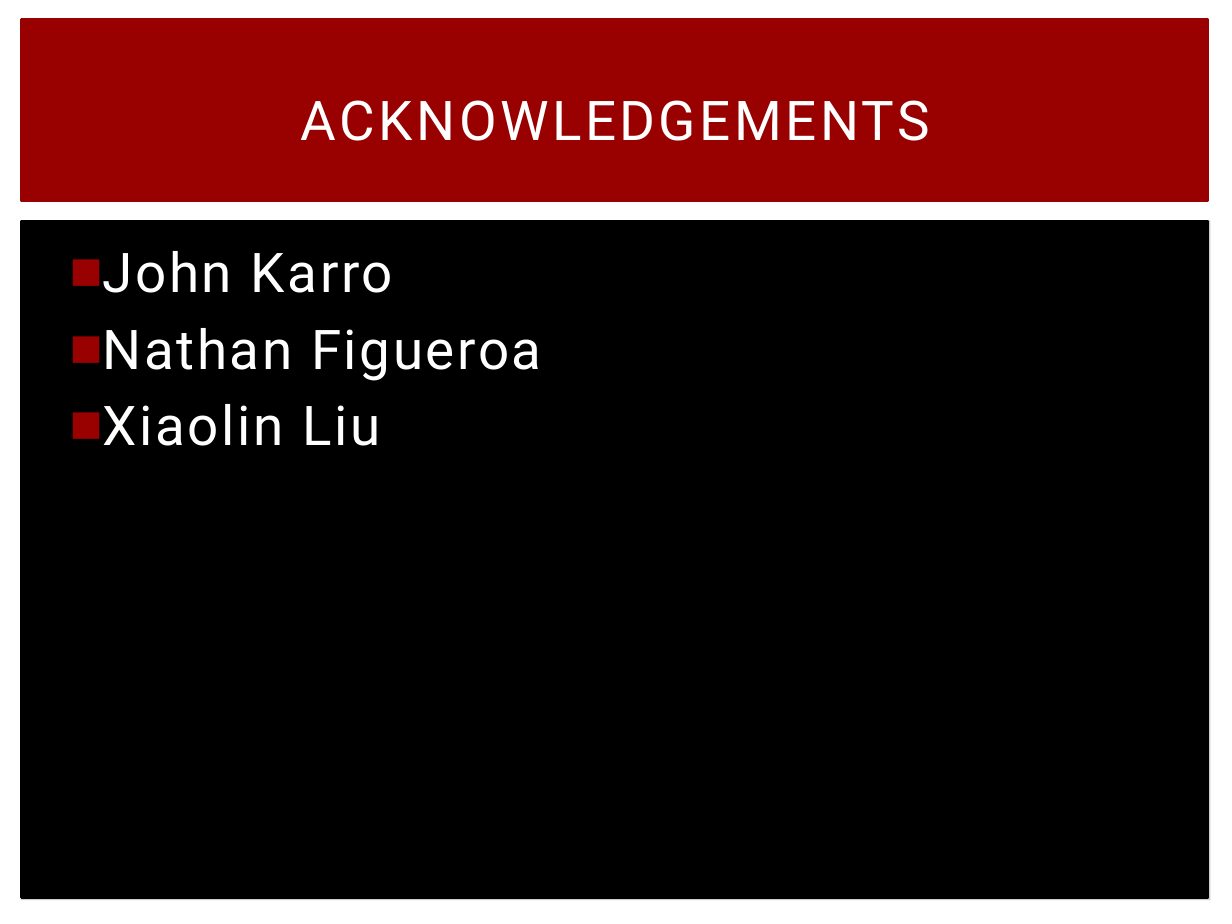
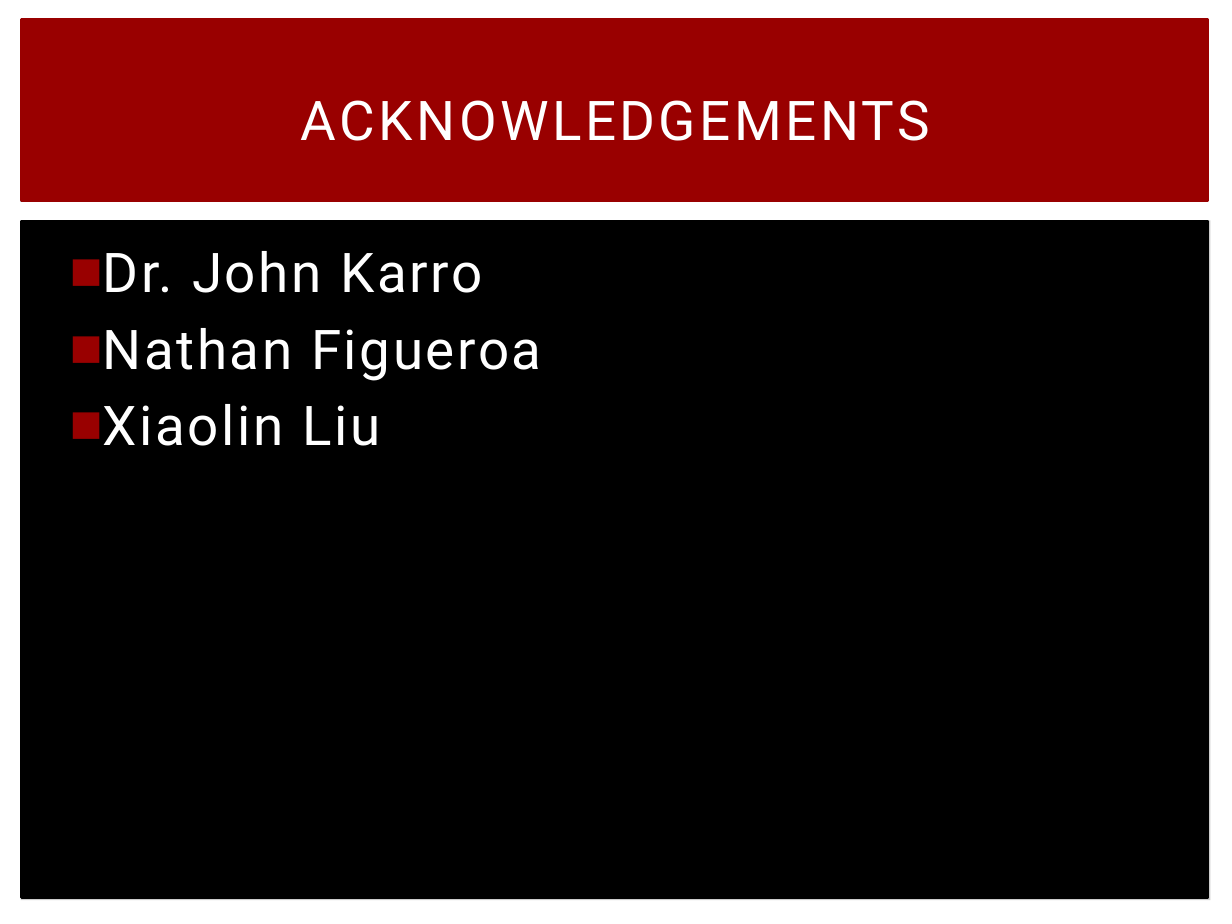
Before and after one commit to schaefce/proposal, a slide deck: slide 53 of GLBio.pptx (slide 51 before the commit). Drawn at 1232x924 pixels with LibreOffice and Linux fonts; fonts in the diff are those of the drawing. Boxes give left, top, right and bottom in pixels: in the first picture for what was removed or moved away, otherwise in the second. Text is boxed around its words. In the diff, an @@ line names an element or a change of style, - is before the commit and + after.

```diff
--- a/GLBio.pptx
+++ b/GLBio.pptx
@@ text at (103, 251, 482, 293): text changed @@
-■ John Karro
+■ Dr. John Karro
```
Also in this commit, not shown: 3 other slides changed, 3 slides added, 1 slide removed.
